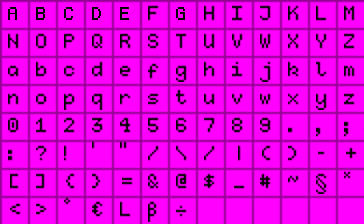
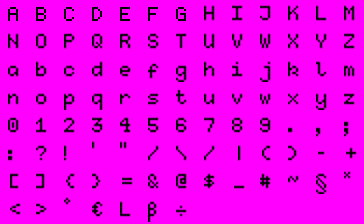
Revision of a layered 364x224 image; what changed, layer by layer:
painted on "A" over [8, 9, 18, 21]
painted on "B" over [36, 9, 46, 21]
painted on "C" over [64, 9, 74, 21]
painted on "D" over [92, 11, 102, 21]
painted on "E" over [120, 7, 130, 21]
painted on "F" over [148, 5, 159, 21]
painted on "G" over [176, 9, 186, 21]
showed "fontsheet.png copy" over [0, 0, 364, 224]
